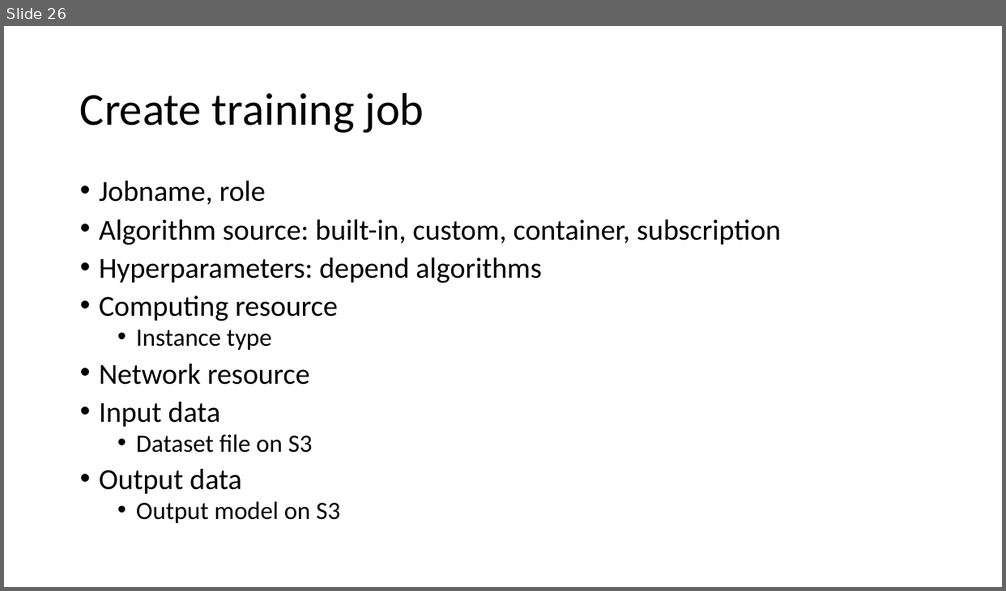
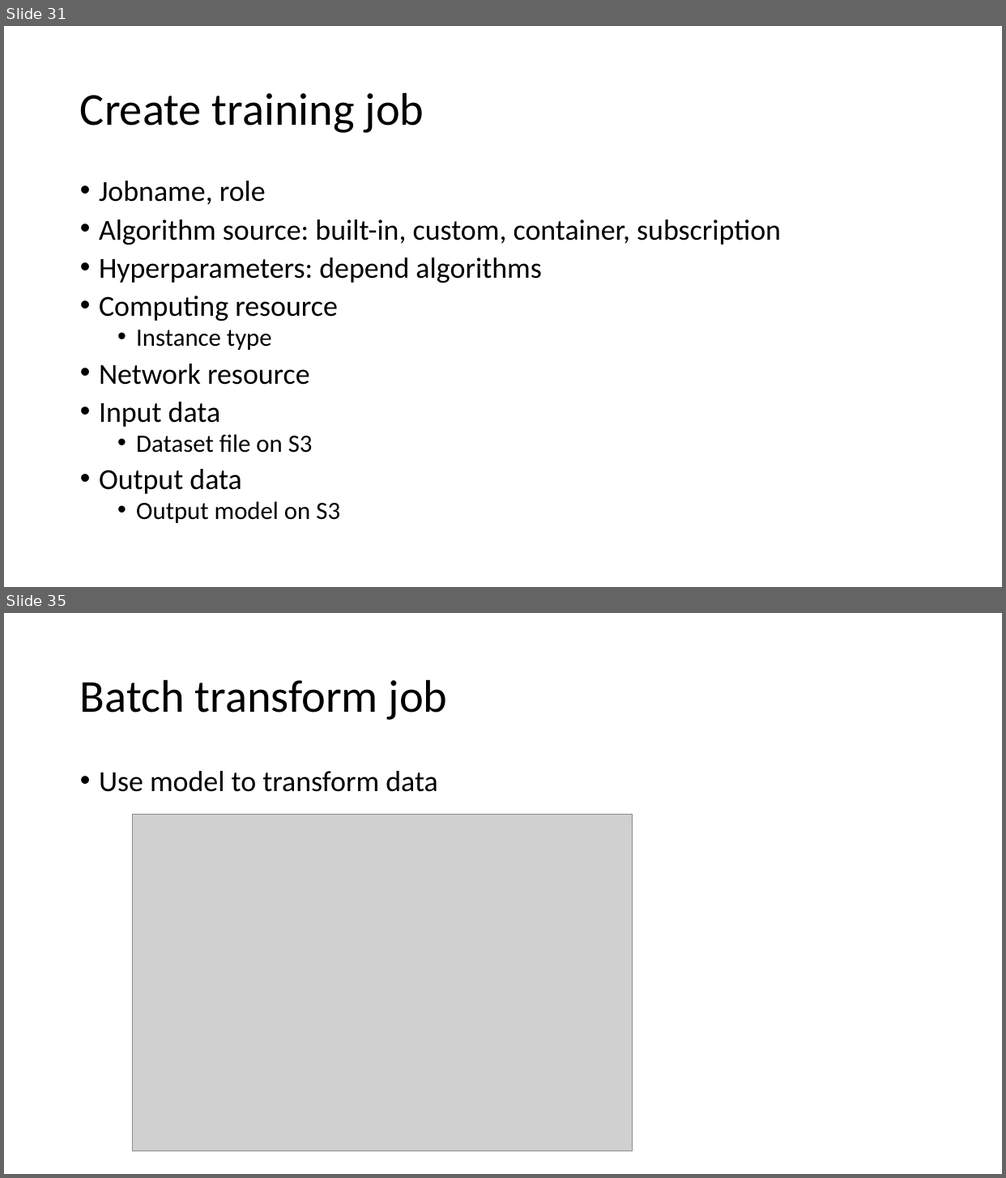
Before and after one commit to xuan0802/iot_slide, a slide deck: IoT analytics.pptx. Shown one above the other, each under a label of ours: slide 26 before the commit, slides 31 and 35 after it; the slides between them are not shown. The pictures are 1006x591 and 1006x1178 pixels, drawn with LibreOffice and Linux fonts; fonts in the diff are those of the drawing; grey boxes stand for pictures. Boxes give left, top, right and bottom in pixels: in the first picture for what was removed or moved away, otherwise in the second. Text is boxed around its words. In the diff, an @@ line names an element or a change of style, - is before the commit and + after.

```diff
--- a/IoT analytics.pptx
+++ b/IoT analytics.pptx
@@ slide 35 added at (4,613,1002,1174), background #FFFFFF @@
@@ title added at (80,679,448,720), 44 pt, text #000000 @@
+Batch transform job
@@ text added at (99,771,438,792), 28 pt, text #000000 @@
+• Use model to transform data
@@ picture added at (132,815,632,1152) @@
@@ what was slide 26 is now slide 31 @@
```
Also in this commit, not shown: 2 slides changed, 9 other slides added, 2 slides removed.
